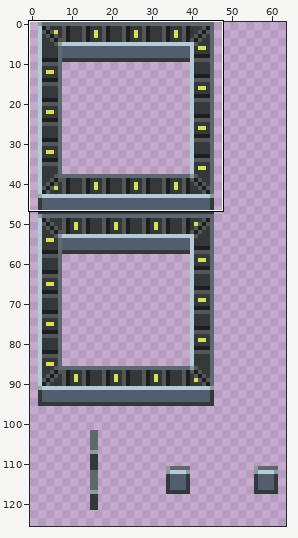
A sprite sheet gets an edit: Assets/Art/Decoration/Conveyor_Belt_Counter.png. The first picture is a wide view before the edit; the outline marks the close-up.
Close-up. As it was:
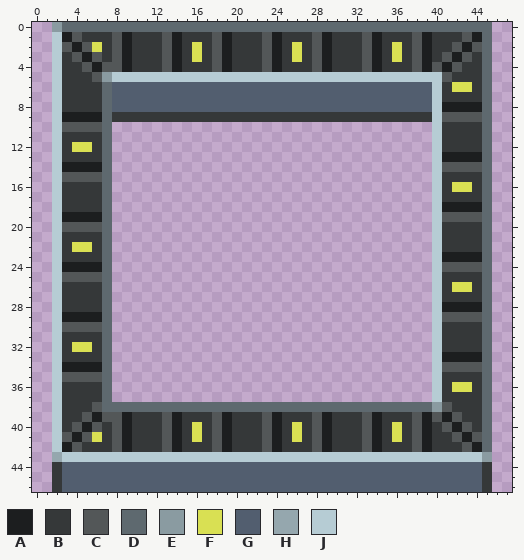
The file is 64x128 pixels. Colours within 5 levels of each other are drawn and written as one. Shown: x 0..47, y 0..46. The wide view leaves out empty margins. The commit also changed other parts of the picture, which this record leaves out.
Palette (. is transparent): A #1c1e1f  B #353839  C #535758  D #5e696f  E #8a9ba1  F #d9e053  G #525e6f  H #95a7ae  J #b6ccd4
Pixels before, first column x 2:
 0 EDDDDDDDDDDDDDDDDDDDDDDDDDDDDDDDDDDDDDDDDDDD
 1 JACBBBCABBBCABBBCABBBCABBBCABBBCABBBCABBBCAD
 2 JCACFBCABBBCABFBCABBBCABFBCABBBCABFBCABBCACD
 3 JBCACBCABBBCABFBCABBBCABFBCABBBCABFBCABCACBD
 4 JBBCACCABBBCABBBCABBBCABBBCABBBCABBBCACACBBD
 5 JBBBCEJJJJJJJJJJJJJJJJJJJJJJJJJJJJJJJJJCBBBD
 6 JBBBBDGGGGGGGGGGGGGGGGGGGGGGGGGGGGGGGGJBFFBD
 7 JBBBBDGGGGGGGGGGGGGGGGGGGGGGGGGGGGGGGGJBBBBD
 8 JBBBBDGGGGGGGGGGGGGGGGGGGGGGGGGGGGGGGGJAAAAD
 9 JAAAADBBBBBBBBBBBBBBBBBBBBBBBBBBBBBBBBJCCCCD
10 JCCCCD................................JBBBBD
11 JBBBBD................................JBBBBD
12 JBFFBD................................JBBBBD
13 JBBBBD................................JAAAAD
14 JAAAAD................................JCCCCD
15 JCCCCD................................JBBBBD
16 JBBBBD................................JBFFBD
17 JBBBBD................................JBBBBD
18 JBBBBD................................JAAAAD
19 JAAAAD................................JCCCCD
20 JCCCCD................................JBBBBD
21 JBBBBD................................JBBBBD
22 JBFFBD................................JBBBBD
23 JBBBBD................................JAAAAD
24 JAAAAD................................JCCCCD
25 JCCCCD................................JBBBBD
26 JBBBBD................................JBFFBD
27 JBBBBD................................JBBBBD
28 JBBBBD................................JAAAAD
29 JAAAAD................................JCCCCD
30 JCCCCD................................JBBBBD
31 JBBBBD................................JBBBBD
32 JBFFBD................................JBBBBD
33 JBBBBD................................JAAAAD
34 JAAAAD................................JCCCCD
35 JCCCCD................................JBBBBD
36 JBBBBD................................JBFFBD
37 JBBBBD................................JBBBBD
38 JBBBCDDDDDDDDDDDDDDDDDDDDDDDDDDDDDDDDDECBBBD
39 JBBCACCABBBCABBBCABBBCABBBCABBBCABBBCACACBBD
40 JBCACBCABBBCABFBCABBBCABFBCABBBCABFBCABCACBD
41 JCACFBCABBBCABFBCABBBCABFBCABBBCABFBCABBCACD
42 JACBBBCABBBCABBBCABBBCABBBCABBBCABBBCABBBCAD
43 HJJJJJJJJJJJJJJJJJJJJJJJJJJJJJJJJJJJJJJJJJJE
44 BGGGGGGGGGGGGGGGGGGGGGGGGGGGGGGGGGGGGGGGGGGB
45 BGGGGGGGGGGGGGGGGGGGGGGGGGGGGGGGGGGGGGGGGGGB
46 BGGGGGGGGGGGGGGGGGGGGGGGGGGGGGGGGGGGGGGGGGGB
The result:
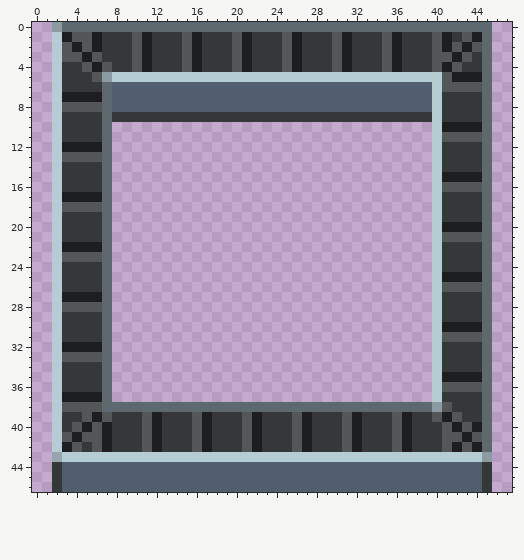
Changes in this commit:
The author changed colour B to colour A in row 1 at x 6, 11, 16, 21, 26, 31, 36 and 41; in row 2 at x 11, 21, 31 and 41; in row 3 at x 11, 21 and 31; in row 4 at x 11, 16, 21, 26, 31 and 36; in row 5 at x 42 to 44; in row 7 at x 3 to 6.
The author changed colour B to colour A in row 10 at x 41 to 44; in row 12 at x 3 and 6; in row 15 at x 41 to 44; in row 17 at x 3 to 6; in row 20 at x 41 to 44; in row 22 at x 3 and 6.
The author changed colour B to colour A in row 25 at x 41 to 44; in row 27 at x 3 to 6; in row 30 at x 41 to 44; in row 32 at x 3 and 6; in row 35 at x 41 to 44; in row 37 at x 3 to 6.
The author changed colour B to colour A in row 39 at x 12, 17, 22, 27, 32 and 37; in row 40 at x 7, 12, 17, 22, 27, 32, 37 and 44; in row 41 at x 7, 12, 17, 22, 27, 32 and 37; in row 42 at x 7, 12, 17, 22, 27, 32, 37 and 42.
The author changed colour F to colour A in row 2 at x 6, 16, 26 and 36; in row 3 at x 16, 26 and 36; in row 12 at x 4 to 5; in row 22 at x 4 to 5; in row 32 at x 4 to 5.
The author changed colour A to colour B in rows 1 to 4 at x 9, 14, 19, 24, 29, 34 and 39; in row 8 at x 41 to 44; in row 9 at x 3 to 6; in row 13 at x 41 to 44; in row 14 at x 3 to 6; in row 18 at x 41 to 44.
The author changed colour A to colour B in row 19 at x 3 to 6; in row 23 at x 41 to 44; in row 24 at x 3 to 6; in row 28 at x 41 to 44; in row 29 at x 3 to 6; in row 33 at x 41 to 44.
The author changed colour A to colour B in row 34 at x 3 to 6; in rows 39 to 42 at x 9, 14, 19, 24, 29, 34 and 39.
The author changed colour C to colour B in rows 1 to 4 at x 8, 13, 18, 23, 28, 33 and 38; in row 9 at x 41 to 44; in row 10 at x 3 to 6; in row 14 at x 41 to 44; in row 15 at x 3 to 6; in row 19 at x 41 to 44.
The author changed colour C to colour B in row 20 at x 3 to 6; in row 24 at x 41 to 44; in row 25 at x 3 to 6; in row 29 at x 41 to 44; in row 30 at x 3 to 6; in row 34 at x 41 to 44.
The author changed colour C to colour B in row 35 at x 3 to 6; in rows 39 to 42 at x 8, 13, 18, 23, 28, 33 and 38.
The author changed colour B to colour C in row 1 at x 5, 10, 15, 20, 25, 30, 35 and 40; in row 2 at x 10, 15, 20, 25, 30, 35 and 40; in row 3 at x 3, 10, 15, 20, 25, 30, 35 and 40; in row 4 at x 10, 15, 20, 25, 30 and 35; in row 6 at x 41 and 44; in row 8 at x 3 to 6.
The author changed colour B to colour C in row 11 at x 41 to 44; in row 13 at x 3 to 6; in row 16 at x 41 and 44; in row 18 at x 3 to 6; in row 21 at x 41 to 44; in row 23 at x 3 to 6.
The author changed colour B to colour C in row 26 at x 41 and 44; in row 28 at x 3 to 6; in row 31 at x 41 to 44; in row 33 at x 3 to 6; in row 36 at x 41 and 44; in row 38 at x 3 to 5.
The author changed colour B to colour C in row 39 at x 11, 16, 21, 26, 31 and 36; in row 40 at x 11, 21 and 31; in row 41 at x 11, 21, 31 and 41; in row 42 at x 6, 11, 16, 21, 26, 31, 36 and 41.
The author changed colour F to colour C in row 6 at x 42 to 43; in row 16 at x 42 to 43; in row 26 at x 42 to 43; in row 36 at x 42 to 43; in row 40 at x 16, 26 and 36; in row 41 at x 6, 16, 26 and 36.
Where, in picture pixels (left, top, right, bottom), the same in both close-ups:
changed: (62, 32, 482, 452)
